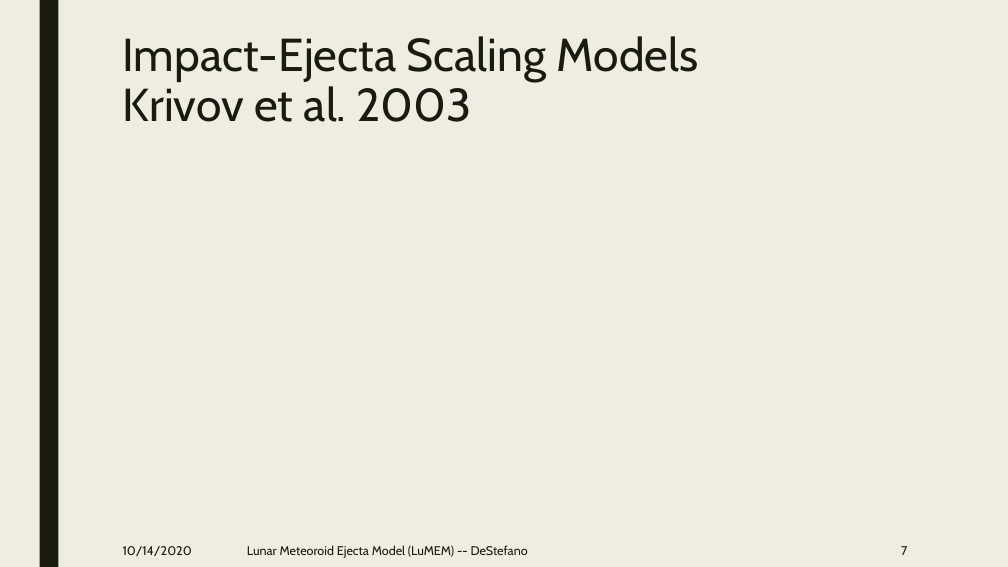
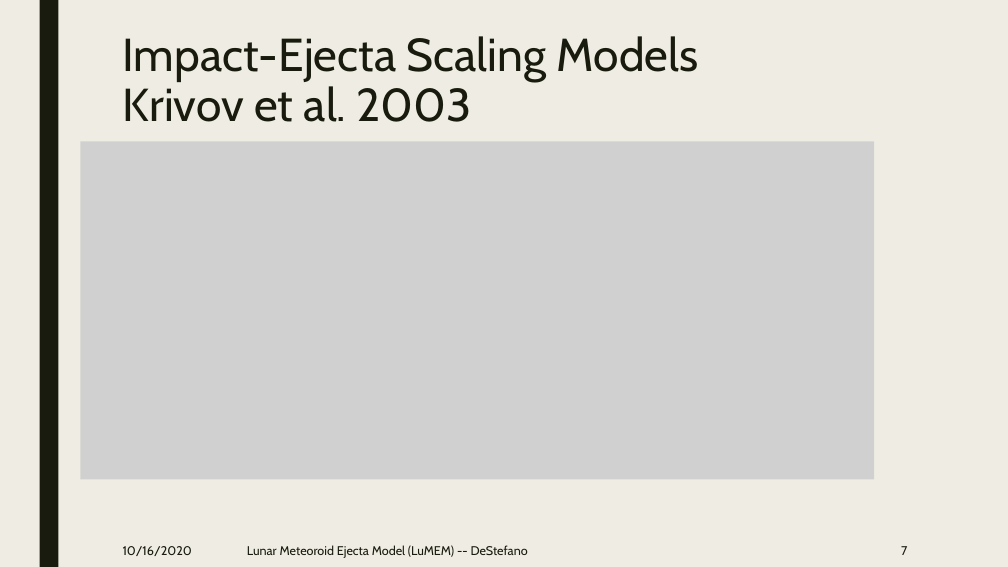
Before and after one commit to pmbremner/LunarEjecta, a slide deck: slide 7 of Presentation/Lunar_Secondary_Ejecta_Model.pptx. Drawn at 1008x567 pixels with LibreOffice and Linux fonts; fonts in the diff are those of the drawing; grey boxes stand for pictures. Boxes give left, top, right and bottom in pixels: in the first picture for what was removed or moved away, otherwise in the second. Text is boxed around its words. In the diff, an @@ line names an element or a change of style, - is before the commit and + after.

```diff
--- a/Presentation/Lunar_Secondary_Ejecta_Model.pptx
+++ b/Presentation/Lunar_Secondary_Ejecta_Model.pptx
@@ picture added at (80, 141, 874, 479) @@
@@ text at (123, 546, 192, 556): text changed @@
-10/14/2020
+10/16/2020
```
Also in this commit, not shown: 9 other slides changed, 2 slides added.
